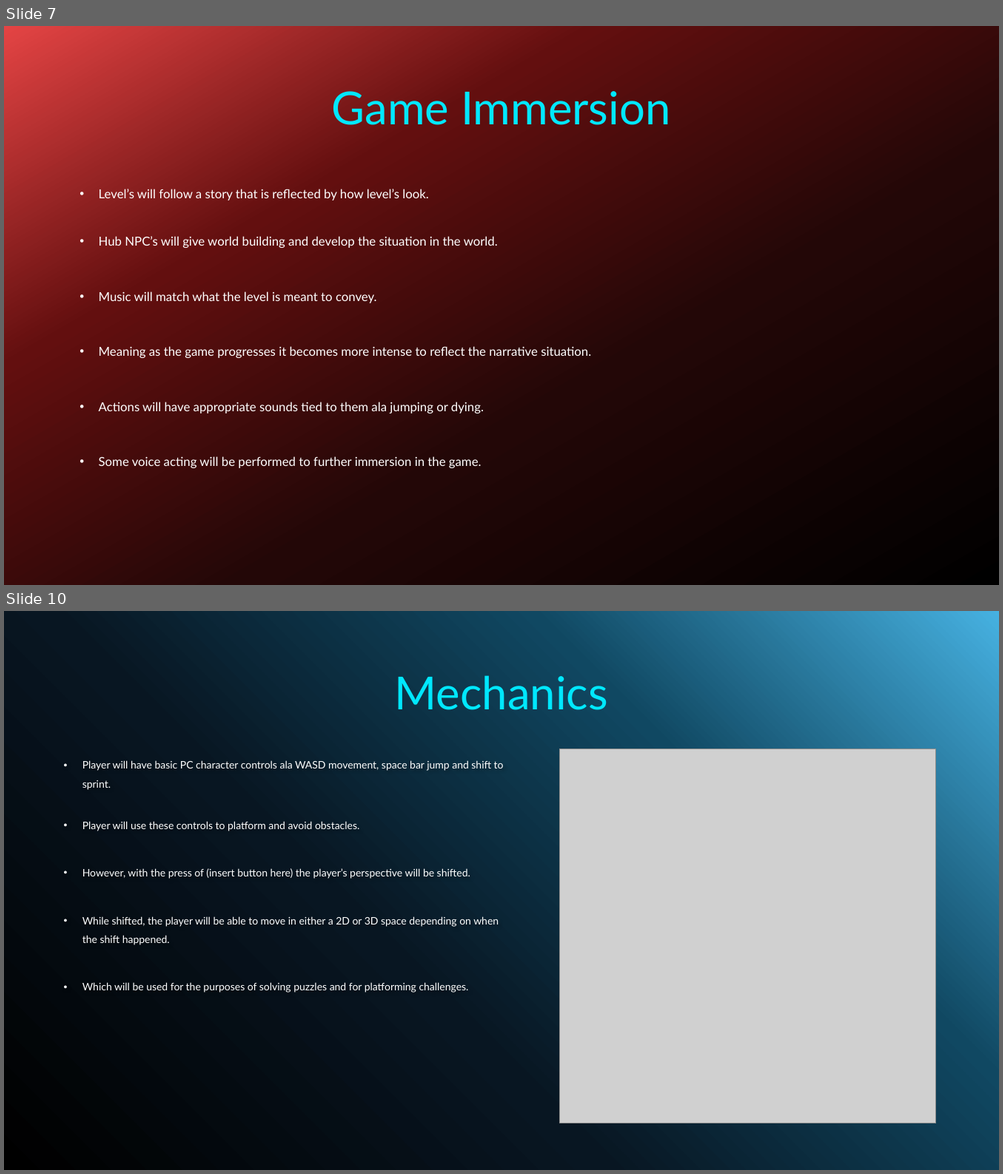
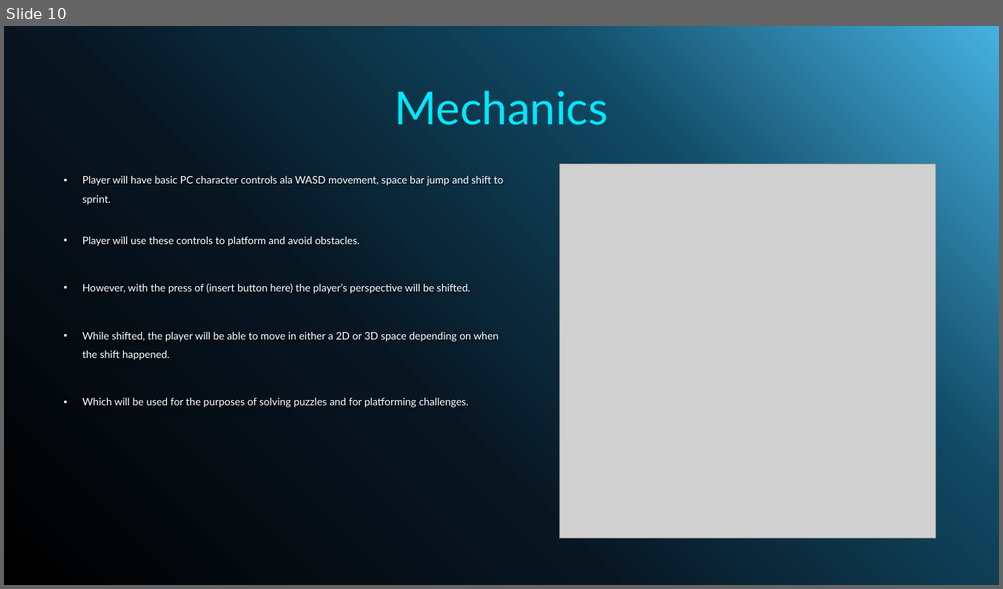
Before and after one commit to forrest10101/Portfolio-Platformer, a slide deck: TechnoSprint Pitch Presentation.pptx. Shown one above the other, each under a label of ours: slides 7 and 10 before the commit, slide 10 after it; the slides between them are not shown. The pictures are 1003x1174 and 1003x589 pixels, drawn with LibreOffice and Linux fonts; fonts in the diff are those of the drawing; grey boxes stand for pictures; background and template pictures are left out. Boxes give left, top, right and bottom in pixels: in the first picture for what was removed or moved away, otherwise in the second. Text is boxed around its words. In the diff, an @@ line names an element or a change of style, - is before the commit and + after.

```diff
--- a/TechnoSprint Pitch Presentation.pptx
+++ b/TechnoSprint Pitch Presentation.pptx
@@ slide 7 removed at (4, 26, 999, 585), background picture (left out) @@
@@ title removed at (332, 91, 671, 125) @@
-Game Immersion
@@ text removed at (99, 189, 591, 469) @@
-• Level’s will follow a story that is reflected by how level’s look.
-• Hub NPC’s will give world building and develop the situation in the world.
-• Music will match what the level is meant to convey.
-• Meaning as the game progresses it becomes more intense to reflect the narrative situation.
-• Actions will have appropriate sounds tied to them ala jumping or dying.
-• Some voice acting will be performed to further immersion in the game.
```
Also in this commit, not shown: 6 slides changed, 1 slide added.
